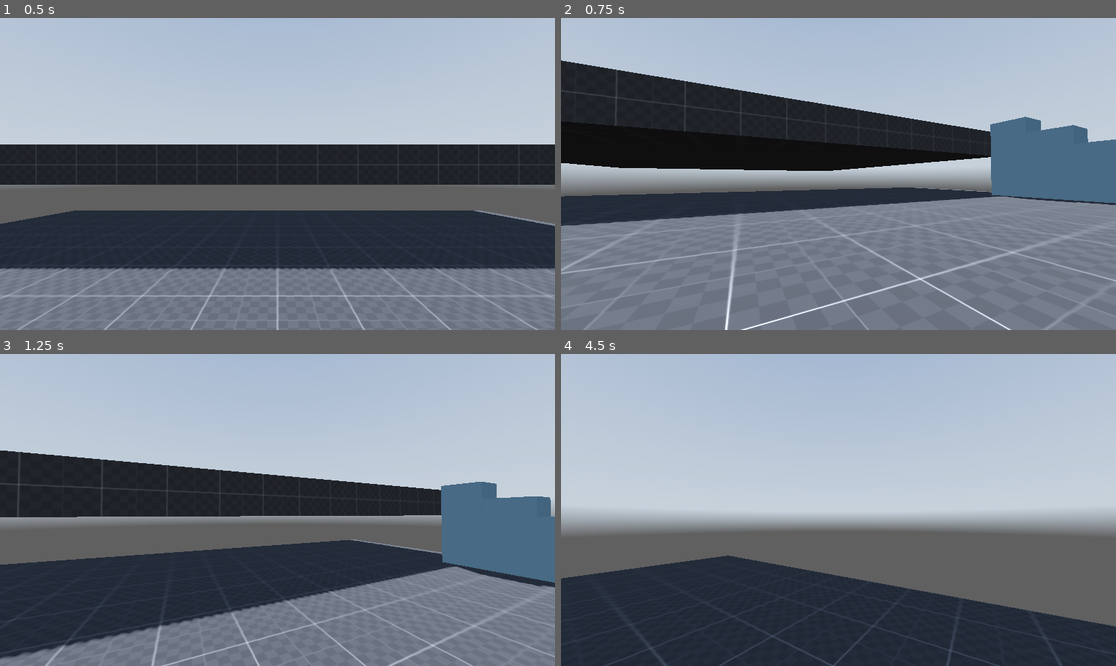
Above: before the commit, frames 1-4 (two rows, left to right).
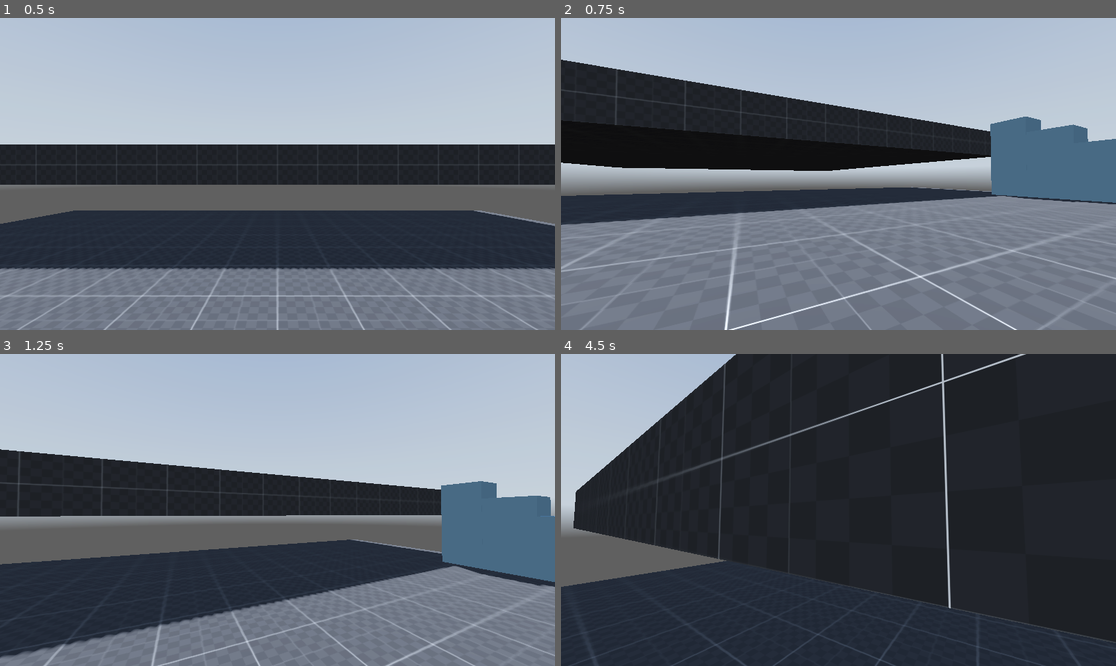
Above: after the commit, the same moments.

Repository: Barnold8/Miasma
Game: Godot game, scene res://Scenes/Test.tscn
The game is run twice, just before and just after one commit, with the same random seed, the same clock (stepped at 60 frames per second) and the same inputs. A sky picture missing from this copy of the repository is replaced by a grey-blue gradient.
Inputs (mouse positions are in pixels of both pictures, inside the frame that each line leads up to):
- Up to frame 1 (0.5 s): no input
- Up to frame 2 (0.75 s): tap Enter at 0.5 s; move the mouse to (866, 174) at 0.52 s; hold W (forward) from 0.53 s (still down); hold Ctrl (crouch) from 0.53 s (still down)
- Up to frame 3 (1.25 s): keep holding W (forward); keep holding Ctrl (crouch); tap Space (jump) at 0.77 s
- Up to frame 4 (4.5 s): keep holding W (forward); move the mouse to (810, 510) at 1.27 s; release Ctrl (crouch) at 1.28 s; tap Shift (sprint) at 1.35, 2.85, 4.35 s; tap Space (jump) at 1.52, 3.02, 3.77 s; move the mouse to (849, 503) at 2.02 s; hold Ctrl (crouch) 2.03-2.78 s; move the mouse to (832, 516) at 2.77 s; move the mouse to (877, 513) at 3.52 s; hold Ctrl (crouch) 3.53-4.28 s; move the mouse to (794, 506) at 4.27 s

Frame 1 is identical in both runs. In frame 2, 2.7% of the frame differs, in the area x 0-100%, y 13-100%; in frame 3, 1.4%; in frame 4, 65%, in the area x 0-100%, y 0-100%.

Commit message:
Add raycast collision detection to disallow standing if area above player is too low

Diff:
--- a/Scenes/Test.tscn
+++ b/Scenes/Test.tscn
@@ -25,46 +25,53 @@
 
 [sub_resource type="CapsuleShape3D" id="CapsuleShape3D_hilnk"]
 
+[sub_resource type="CapsuleShape3D" id="CapsuleShape3D_cltwc"]
+height = 1.2
+
 [node name="World" type="Node3D"]
 
 [node name="Stage" type="Node3D" parent="."]
 
 [node name="Objects" type="Node3D" parent="Stage"]
 
-[node name="CSGBox3D" type="CSGBox3D" parent="Stage/Objects"]
+[node name="Boxes" type="Node3D" parent="Stage/Objects"]
+
+[node name="CSGBox3D" type="CSGBox3D" parent="Stage/Objects/Boxes"]
 transform = Transform3D(1, 0, 0, 0, 1, 0, 0, 0, 1, 0, -0.5, 0)
 use_collision = true
 size = Vector3(20, 1, 20)
 material = SubResource("StandardMaterial3D_rwifb")
 
-[node name="CSGBox3D2" type="CSGBox3D" parent="Stage/Objects"]
+[node name="CSGBox3D2" type="CSGBox3D" parent="Stage/Objects/Boxes"]
 transform = Transform3D(1, 0, 0, 0, 1, 0, 0, 0, 1, 0, 2.02719, -15.05)
 use_collision = true
 size = Vector3(20, 1, 20)
 material = SubResource("StandardMaterial3D_rwifb")
 
-[node name="CSGBox3D3" type="CSGBox3D" parent="Stage/Objects"]
+[node name="CSGBox3D3" type="CSGBox3D" parent="Stage/Objects/Boxes"]
 transform = Transform3D(1, 0, 0, 0, 1, 0, 0, 0, 1, 8.53447, 0.510496, -0.852256)
 use_collision = true
 material = SubResource("StandardMaterial3D_u34l5")
 
-[node name="CSGBox3D4" type="CSGBox3D" parent="Stage/Objects"]
+[node name="CSGBox3D4" type="CSGBox3D" parent="Stage/Objects/Boxes"]
 transform = Transform3D(1, 0, 0, 0, 1, 0, 0, 0, 1, 8.53447, 0.510496, -1.85306)
 use_collision = true
 size = Vector3(1, 2, 1)
 material = SubResource("StandardMaterial3D_u34l5")
 
-[node name="CSGBox3D5" type="CSGBox3D" parent="Stage/Objects"]
+[node name="CSGBox3D5" type="CSGBox3D" parent="Stage/Objects/Boxes"]
 transform = Transform3D(1, 0, 0, 0, 1, 0, 0, 0, 1, 8.53447, 0.510496, -2.83189)
 use_collision = true
 size = Vector3(1, 3, 1)
 material = SubResource("StandardMaterial3D_u34l5")
 
-[node name="CSGBox3D6" type="CSGBox3D" parent="Stage/Objects"]
+[node name="CSGBox3D6" type="CSGBox3D" parent="Stage/Objects/Boxes"]
 transform = Transform3D(1, 0, 0, 0, 1, 0, 0, 0, 1, 8.53447, 0.510496, -3.83451)
 use_collision = true
 size = Vector3(1, 4, 1)
 material = SubResource("StandardMaterial3D_u34l5")
+
+[node name="Stairs" type="Node3D" parent="Stage/Objects"]
 
 [node name="Env" type="Node3D" parent="."]
 
@@ -83,11 +90,15 @@
 shape = SubResource("CapsuleShape3D_hilnk")
 
 [node name="Crouching_collider" type="CollisionShape3D" parent="Player"]
-transform = Transform3D(0.5, 0, 0, 0, 0.5, 0, 0, 0, 0.5, 0, 0.5, 0)
-shape = SubResource("CapsuleShape3D_hilnk")
+transform = Transform3D(1, 0, 0, 0, 1, 0, 0, 0, 1, 0, 0.612369, 0)
+shape = SubResource("CapsuleShape3D_cltwc")
 disabled = true
 
 [node name="Head" type="Node3D" parent="Player"]
 transform = Transform3D(1, 0, 0, 0, 1, 0, 0, 0, 1, 0, 1.8, 0)
 
 [node name="Eyes" type="Camera3D" parent="Player/Head"]
+
+[node name="StandingRay" type="RayCast3D" parent="Player"]
+transform = Transform3D(1, 0, 0, 0, 1, 0, 0, 0, 1, -0.00283509, 1.21139, 0.00287938)
+target_position = Vector3(0, 1, 0)
Not shown: 1 places in Scenes/Test.tscn that only renumber resources
